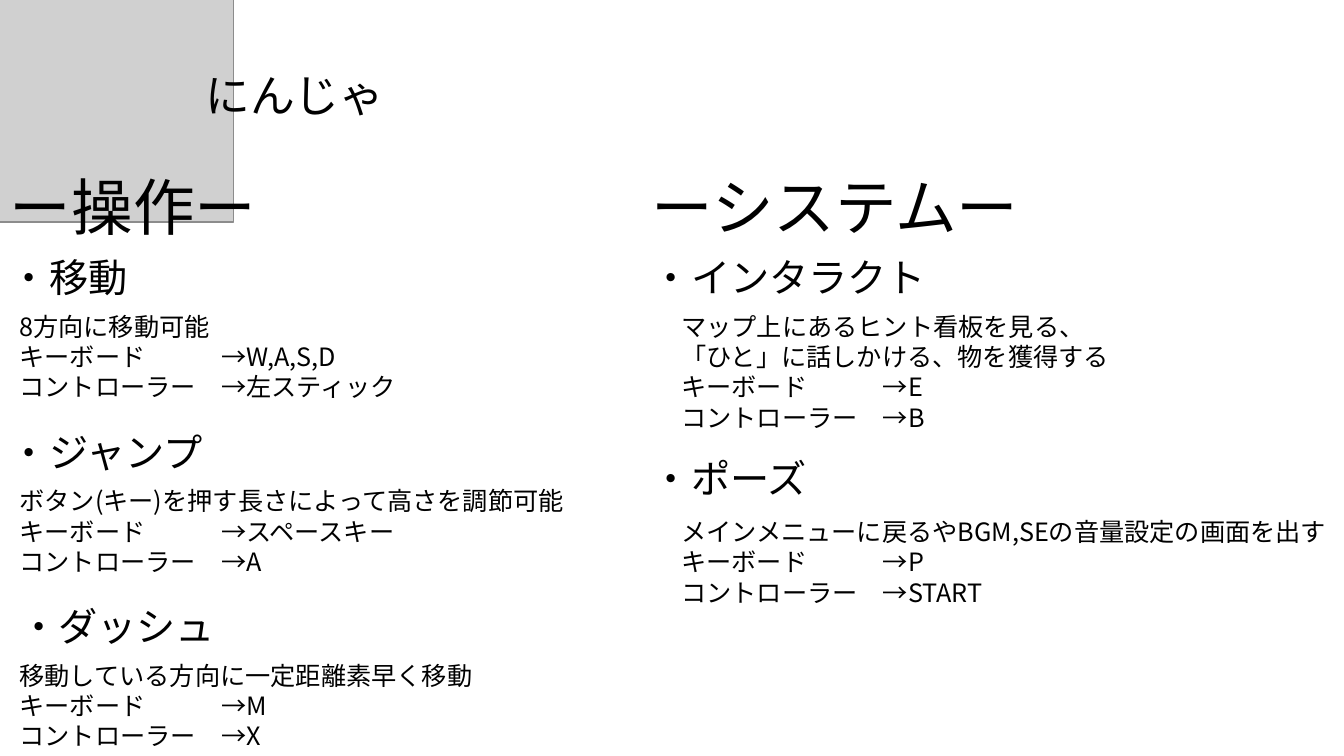
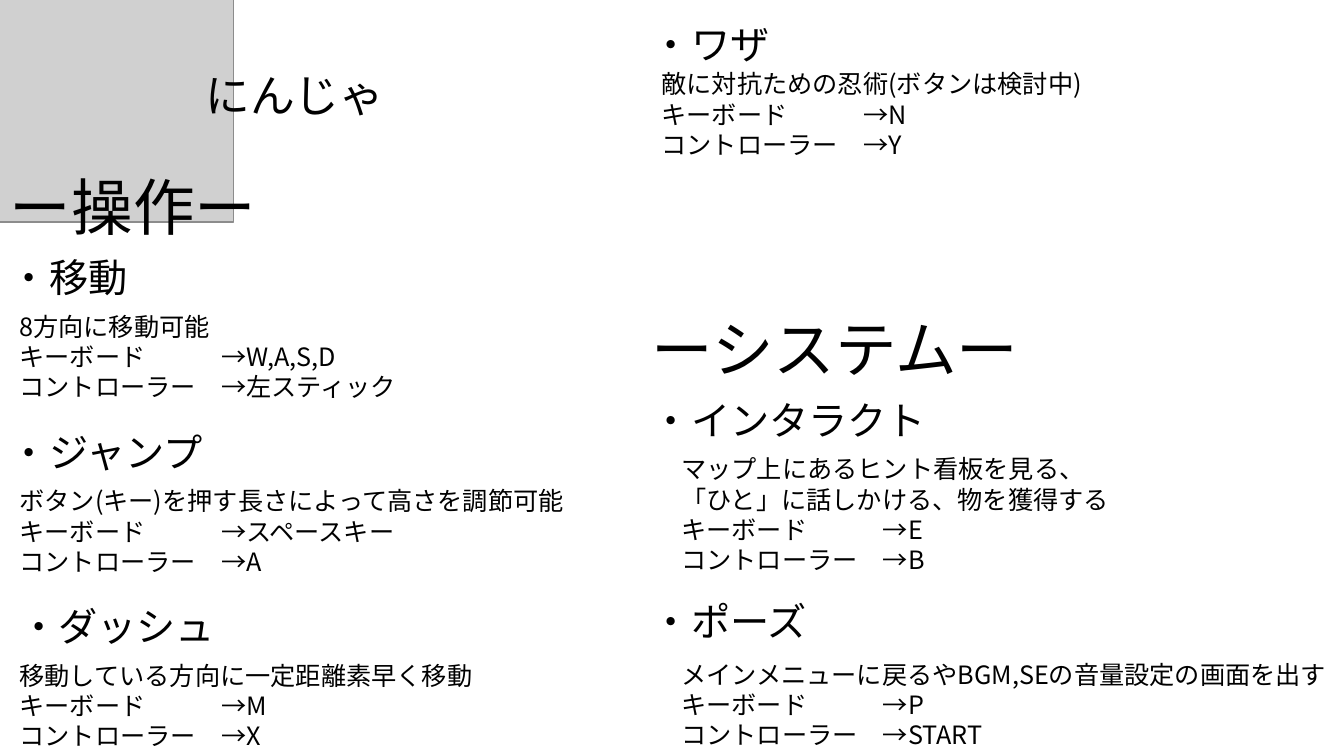
Before and after one commit to Shingo-Takenaka/Employment-work, a slide deck: slide 1 of 仕様書/Ninja.pptx. Drawn at 1344x756 pixels with LibreOffice and Linux fonts; fonts in the diff are those of the drawing; grey boxes stand for pictures. Boxes give left, top, right and bottom in pixels: in the first picture for what was removed or moved away, otherwise in the second. Text is boxed around its words. In the diff, an @@ line names an element or a change of style, - is before the commit and + after.

```diff
--- a/仕様書/Ninja.pptx
+++ b/仕様書/Ninja.pptx
@@ text added at box(652, 28, 769, 62), 28 pt, text #000000 @@
+・ワザ
@@ text added at box(662, 71, 1082, 155), 18 pt, text #000000 @@
+敵に対抗ための忍術(ボタンは検討中)
+キーボード →N
+コントローラー →Y
@@ text "ーシステムー": place and size @@
-text "ーシステムー" at box(652, 183, 1019, 233)
+text "ーシステムー" at box(652, 325, 1019, 375)
@@ 3 texts: place and size @@
-3 texts at box(652, 260, 1109, 495)
+3 texts at box(652, 403, 1109, 638)
@@ text "メインメニューに戻るやBGM,SEの音量設定の画面を出す": place and size @@
-text "メインメニューに戻るやBGM,SEの音量設定の画面を出す" at box(681, 519, 1326, 603)
+text "メインメニューに戻るやBGM,SEの音量設定の画面を出す" at box(681, 662, 1326, 745)
```
Also in this commit, not shown: 2 slides added, 4 other files.
